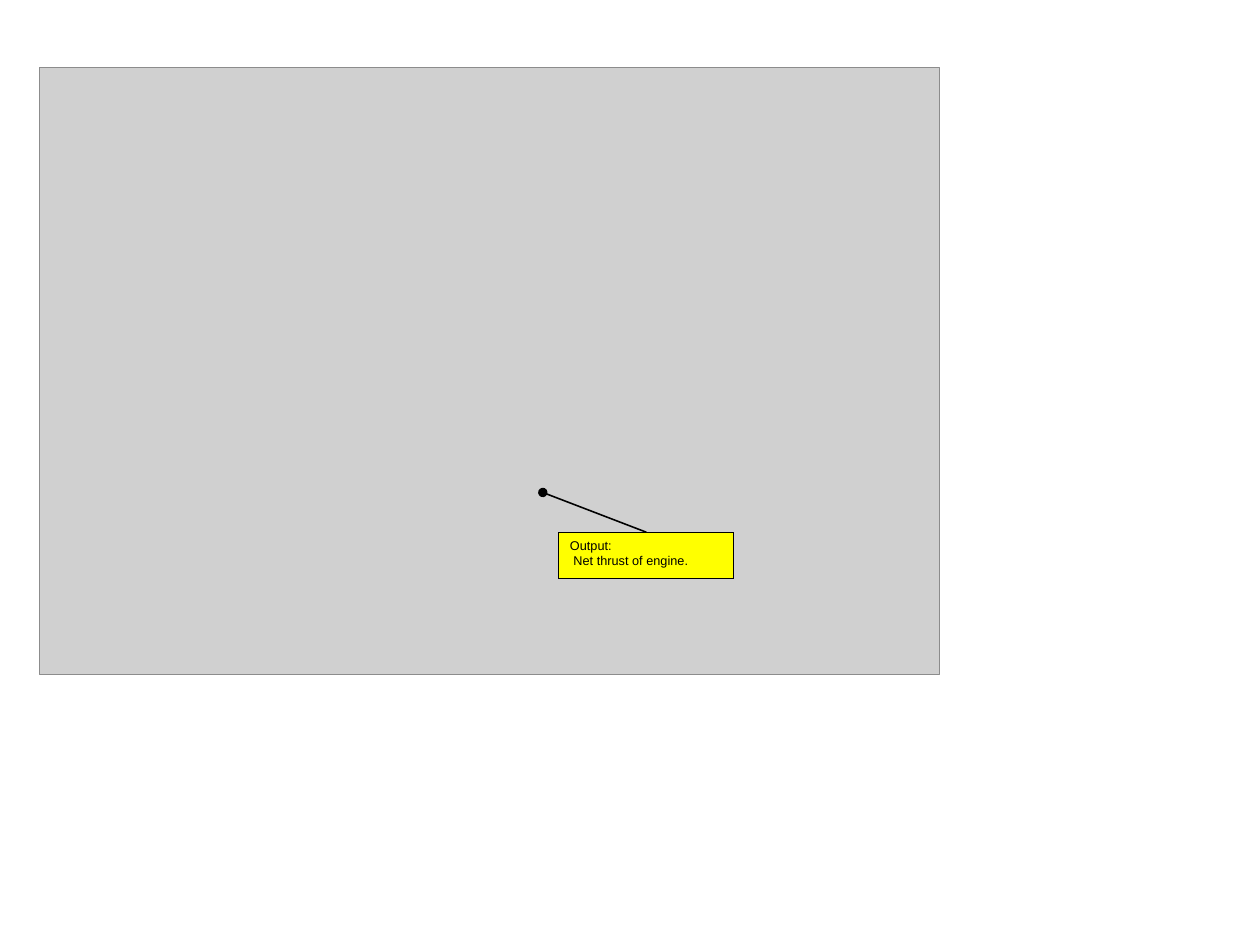
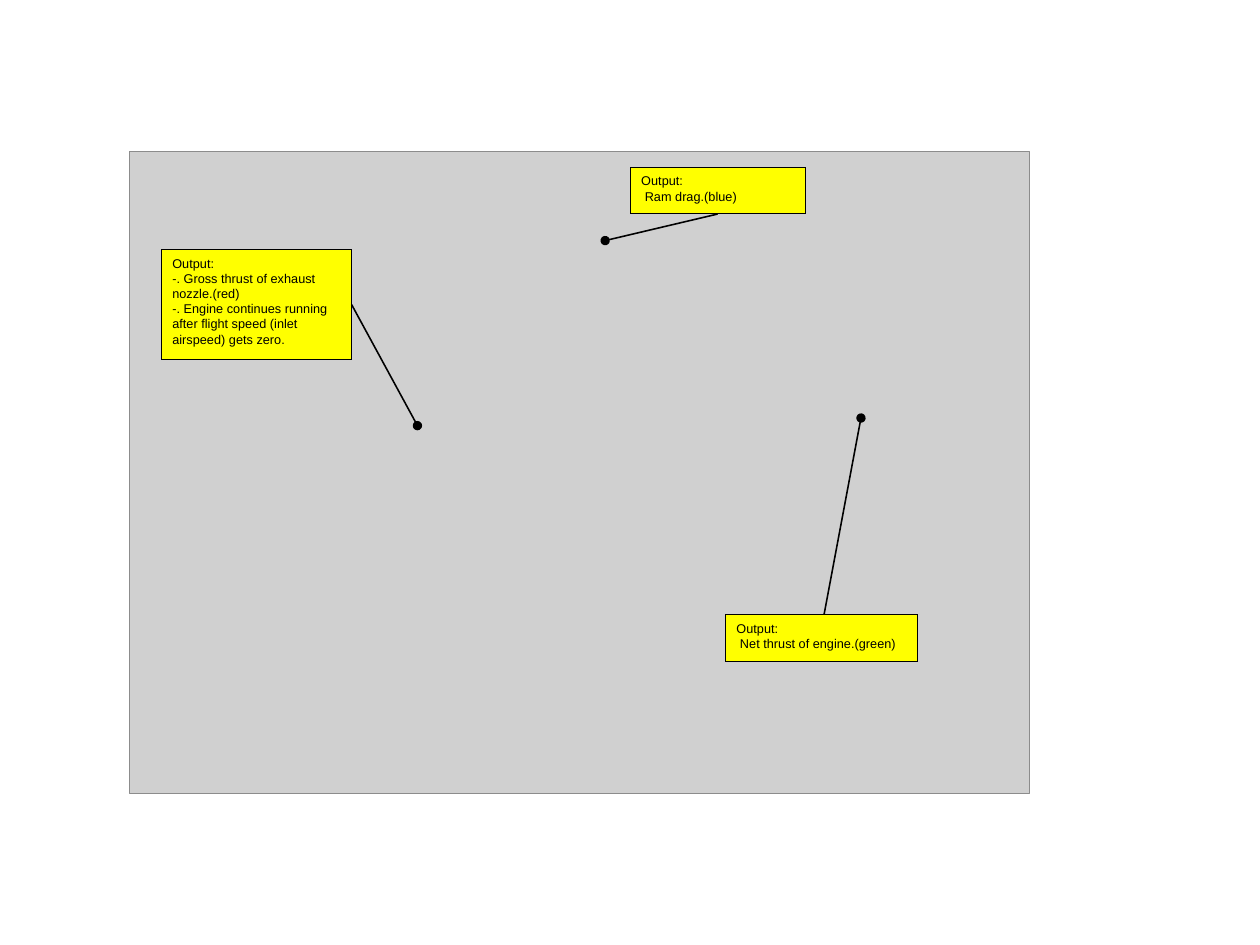
Before and after one commit to zeta-plusplus/PropulsionSystem, a slide deck: slide 6 of figs/makeFig.pptx (slide 59 before the commit). Drawn at 1260x945 pixels with LibreOffice and Linux fonts; fonts in the diff are those of the drawing; grey boxes stand for pictures. Boxes give left, top, right and bottom in pixels: in the first picture for what was removed or moved away, otherwise in the second. Text is boxed around its words. In the diff, an @@ line names an element or a change of style, - is before the commit and + after.

```diff
--- a/figs/makeFig.pptx
+++ b/figs/makeFig.pptx
@@ picture: place and size @@
-picture at <box>40,67,940,675</box>
+picture at <box>129,152,1029,794</box>
@@ rectangle added at <box>630,168,805,215</box>, fill #FFFF00, outline #000000 0.75 pt, 8 pt, text #000000 @@
+Output:
+Ram drag.(blue)
@@ arrow added from (718, 214) to (606, 240), #000000 1 pt @@
@@ rectangle added at <box>161,249,352,359</box>, fill #FFFF00, outline #000000 0.75 pt, 8 pt, text #000000 @@
+Output:
+-. Gross thrust of exhaust nozzle.(red)
+-. Engine continues running after flight speed (inlet airspeed) gets zero.
@@ arrow added from (352, 304) to (417, 425), #000000 1 pt @@
@@ arrow moved from (646, 533) - (543, 493) to (824, 615) - (861, 418) @@
@@ rectangle "Output:": place and size @@
-rectangle "Output:" at <box>559,533,734,580</box>
+rectangle "Output:" at <box>726,615,918,662</box>
@@ text in rectangle at <box>740,638,896,651</box>: text changed @@
-Net thrust of engine.
+Net thrust of engine.(green)
```
Also in this commit, not shown: 3 slides added, 1 slide removed, 4 other files.
